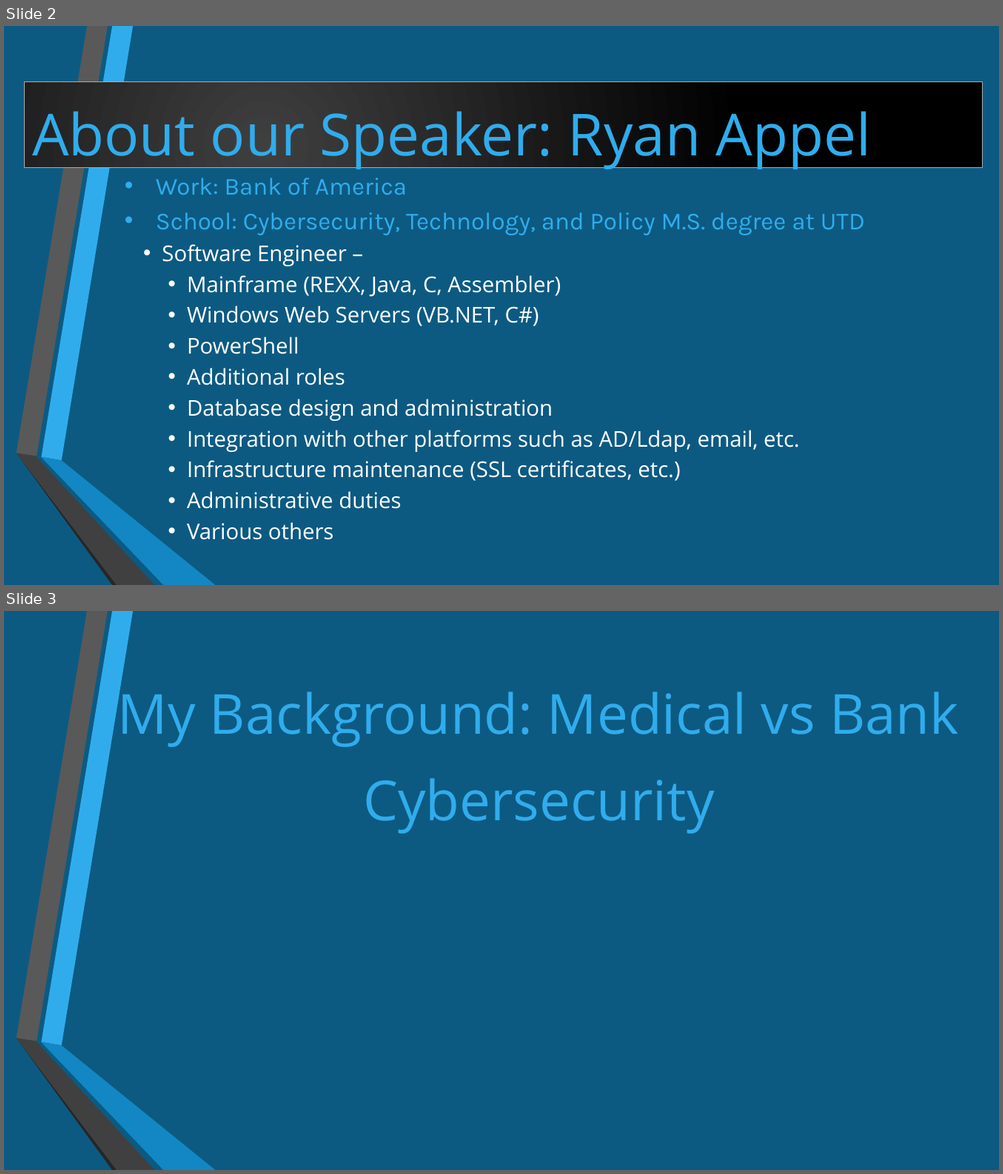
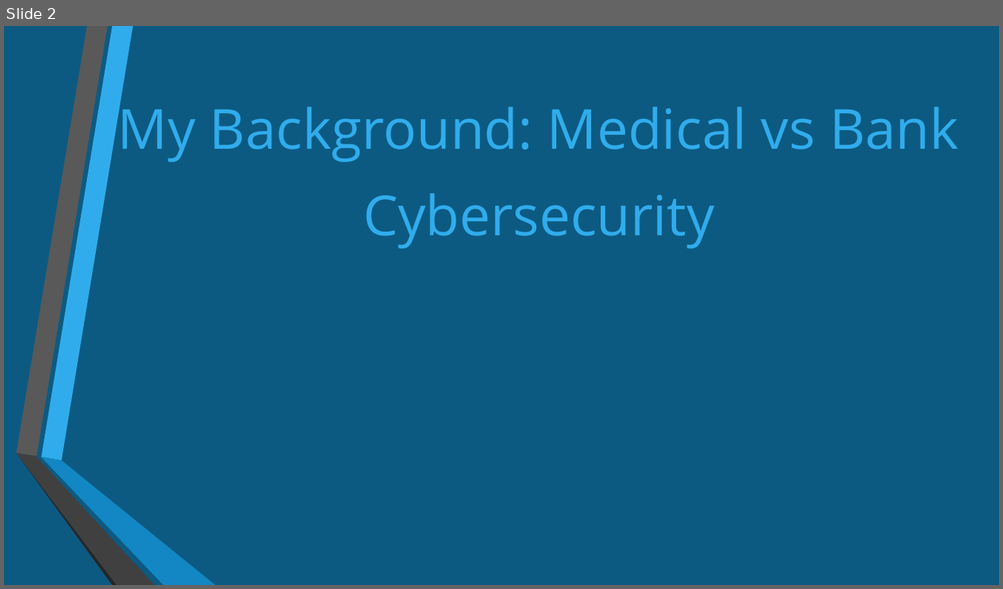
Before and after one commit to RappelBerryPi/KeyLogger, a slide deck: Coding a Keylogger.pptx. Shown one above the other, each under a label of ours: slides 2 and 3 before the commit, slide 2 after it. The pictures are 1003x1174 and 1003x589 pixels, drawn with LibreOffice and Linux fonts; fonts in the diff are those of the drawing. Boxes give left, top, right and bottom in pixels: in the first picture for what was removed or moved away, otherwise in the second. Text is boxed around its words. In the diff, an @@ line names an element or a change of style, - is before the commit and + after.

Commit message:
updated powerpoint

```diff
--- a/Coding a Keylogger.pptx
+++ b/Coding a Keylogger.pptx
@@ slide 2 removed at [4,26,999,585], background #0C5A82; not listed: 6 template elements that a slide beside it also shows @@
@@ freeform shape removed at [24,82,982,167] @@
@@ text removed at [32,111,871,171] @@
-About our Speaker: Ryan Appel
@@ text removed at [156,178,865,540] @@
-• Work: Bank of America
-• School: Cybersecurity, Technology, and Policy M.S. degree at UTD
-  • Software Engineer –
-    • Mainframe (REXX, Java, C, Assembler)
-    • Windows Web Servers (VB.NET, C#)
-    • PowerShell
-    • Additional roles
-    • Database design and administration
-    • Integration with other platforms such as AD/Ldap, email, etc.
-    • Infrastructure maintenance (SSL certificates, etc.)
-    • Administrative duties
-    • Various others
@@ what was slide 3 is now slide 2 @@
```
Also in this commit, not shown: 1 slide changed.
